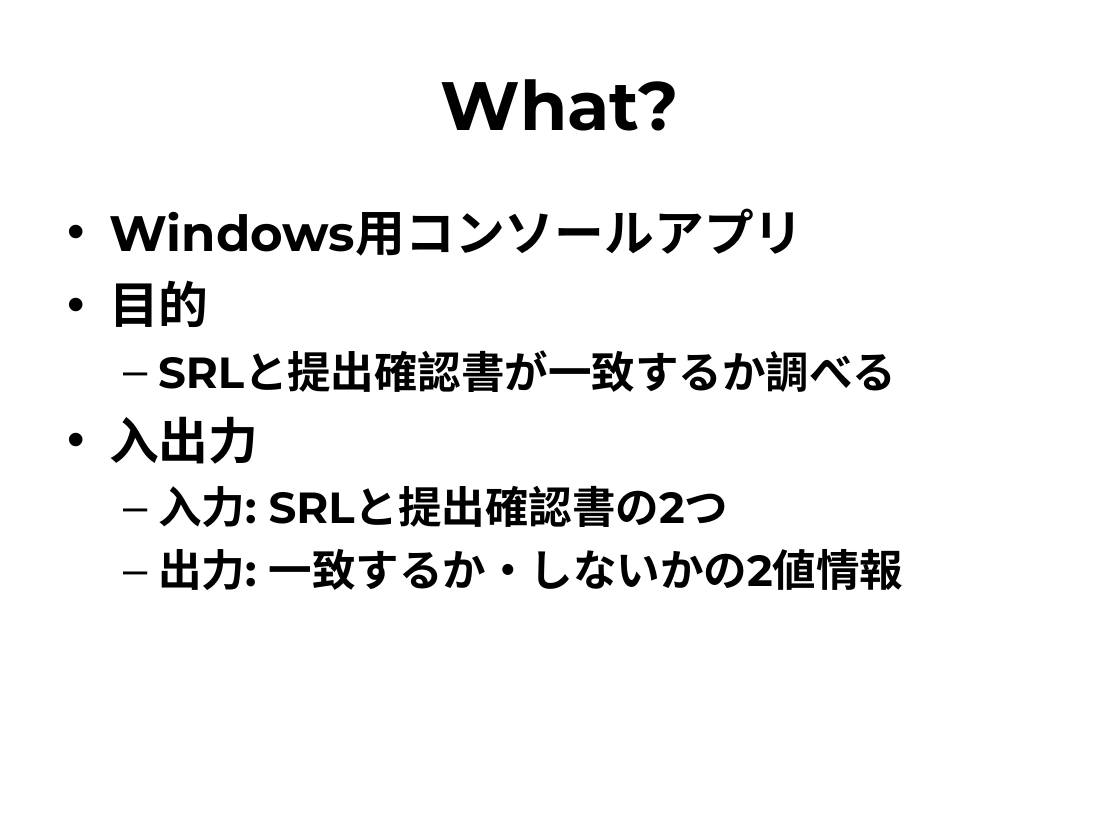
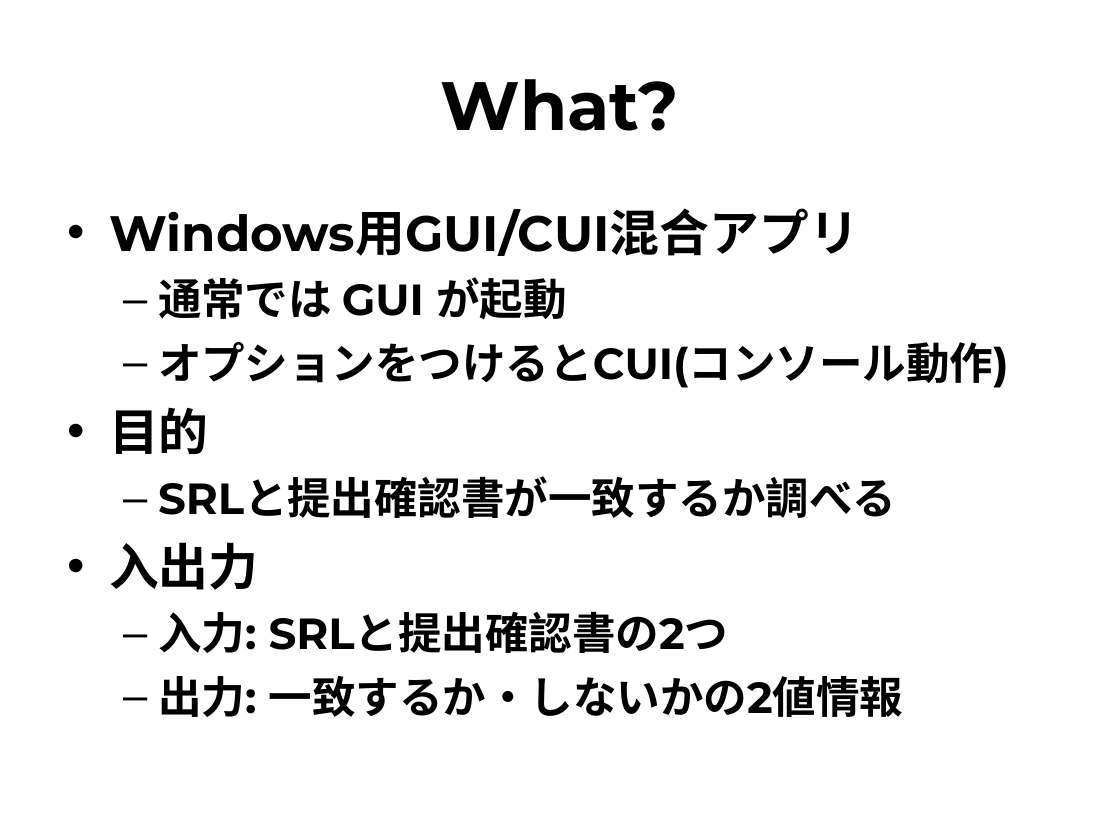
Before and after one commit to rvtr/TwlIPL, a slide deck: slide 2 of docs/マスタエディタ/提出確認書チェッカ/仕様.ppt. Drawn at 1120x840 pixels with LibreOffice and Linux fonts; fonts in the diff are those of the drawing. Boxes give left, top, right and bottom in pixels: in the first picture for what was removed or moved away, otherwise in the second. Text is boxed around its words. In the diff, an @@ line names an element or a change of style, - is before the commit and + after.

Commit message:
提出確認書チェックツール:製品技術部に渡すREADMEを追加。

```diff
--- a/docs/マスタエディタ/提出確認書チェッカ/仕様.ppt
+++ b/docs/マスタエディタ/提出確認書チェッカ/仕様.ppt
@@ text at bbox=[109, 208, 1009, 388]: text changed; size 32 to 28 pt @@
-• Windows用コンソールアプリ
+• Windows用GUI/CUI混合アプリ
+  – 通常では GUI が起動
+  – オプションをつけるとCUI(コンソール動作)
```
Also in this commit, not shown: 2 other slides changed, 1 other file.
